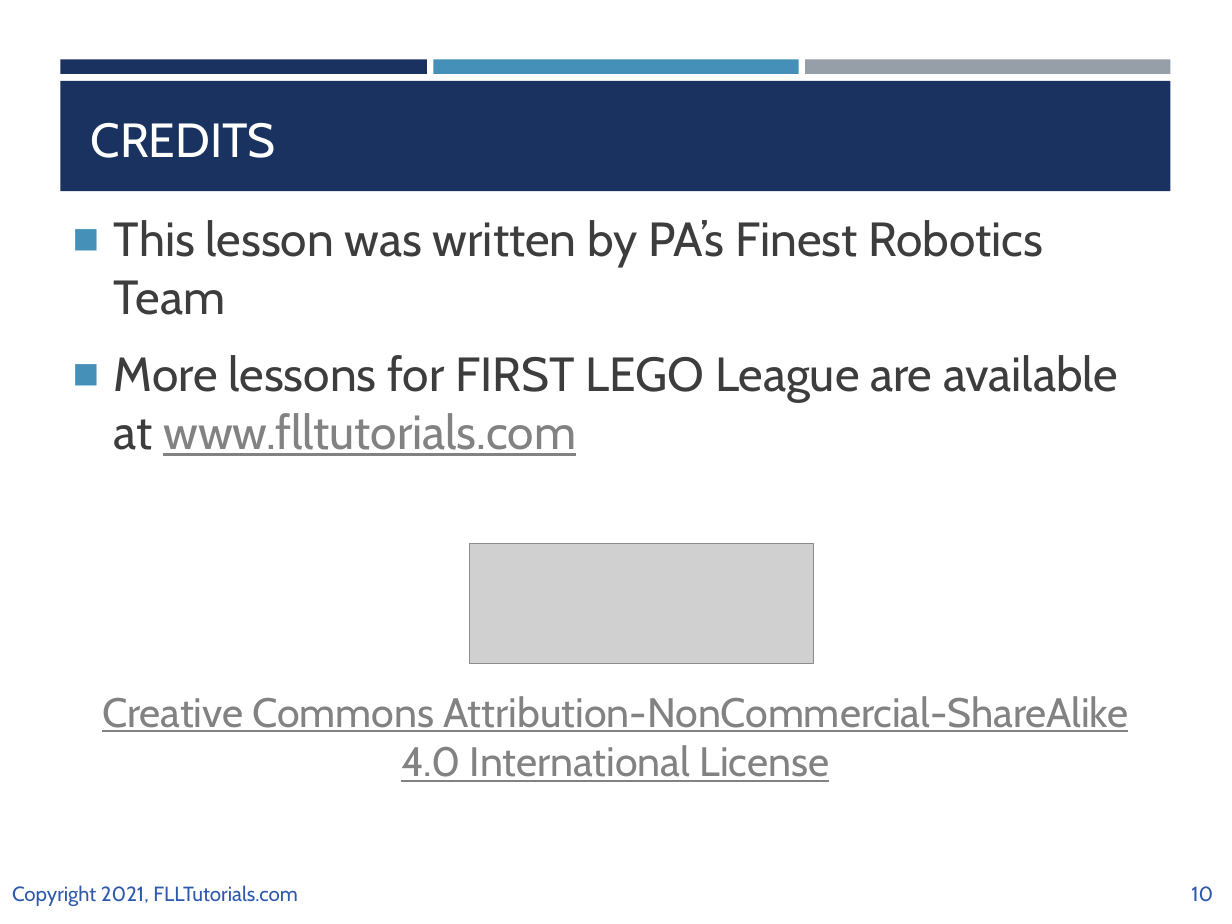
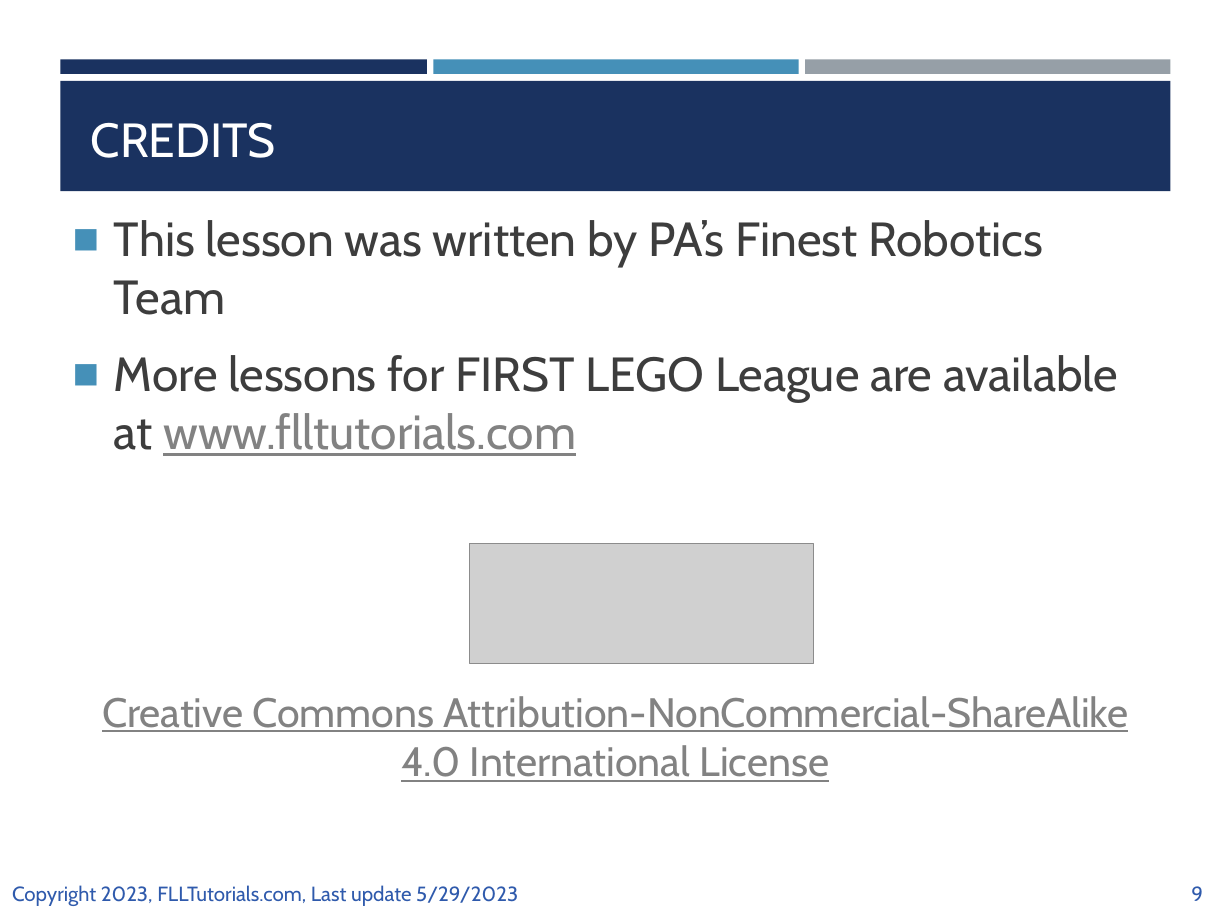
Before and after one commit to ev3lessons/FLL-Tutorials, a slide deck: slide 9 of translations/en-us/CoreValues/CVPoster.pptx (slide 10 before the commit). Drawn at 1232x924 pixels with LibreOffice and Linux fonts; fonts in the diff are those of the drawing; grey boxes stand for pictures. Boxes give left, top, right and bottom in pixels: in the first picture for what was removed or moved away, otherwise in the second. Text is boxed around its words. In the diff, an @@ line names an element or a change of style, - is before the commit and + after.

```diff
--- a/translations/en-us/CoreValues/CVPoster.pptx
+++ b/translations/en-us/CoreValues/CVPoster.pptx
@@ text at [12, 885, 518, 906]: text changed @@
-Copyright 2021, FLLTutorials.com
+Copyright 2023, FLLTutorials.com, Last update 5/29/2023
@@ page number at [1191, 886, 1203, 901]: text changed @@
-10
+9
```
Also in this commit, not shown: 8 other slides changed, 1 slide removed, 33 other files.
